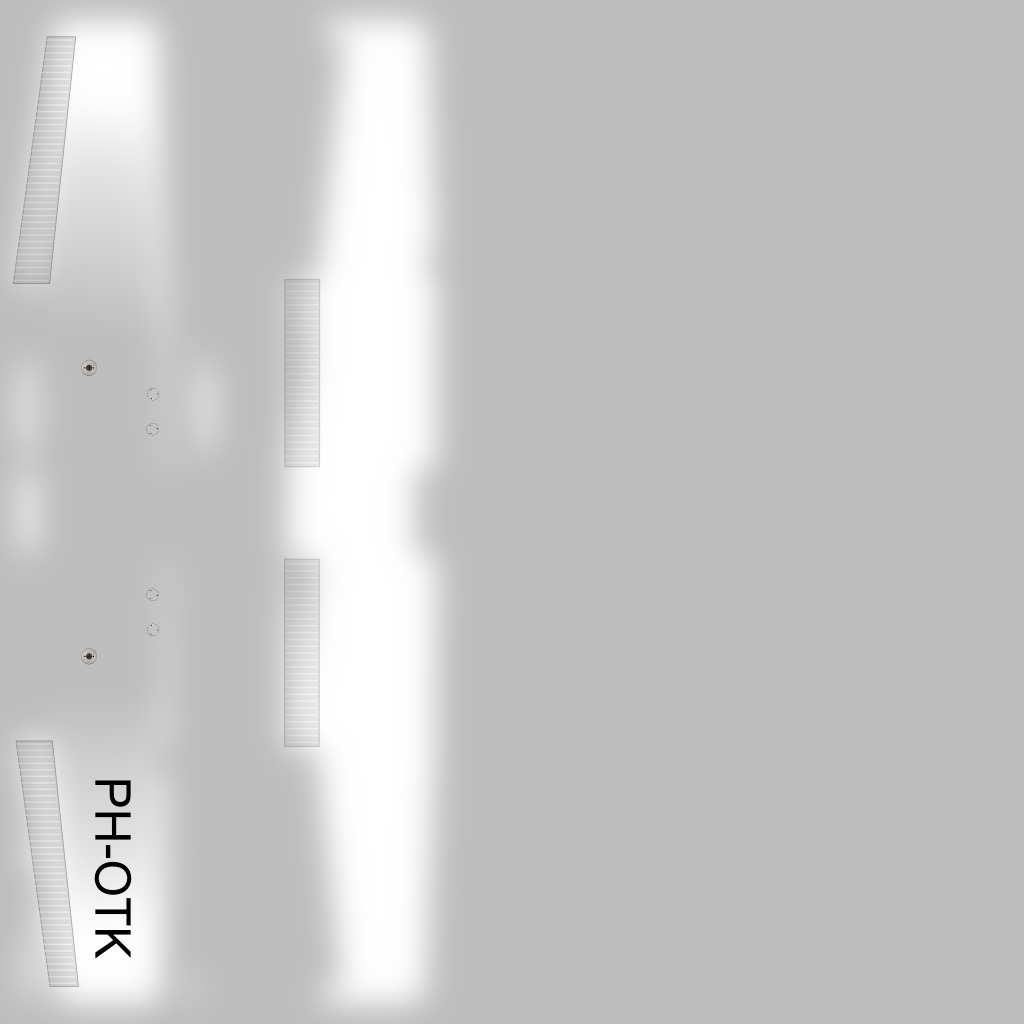
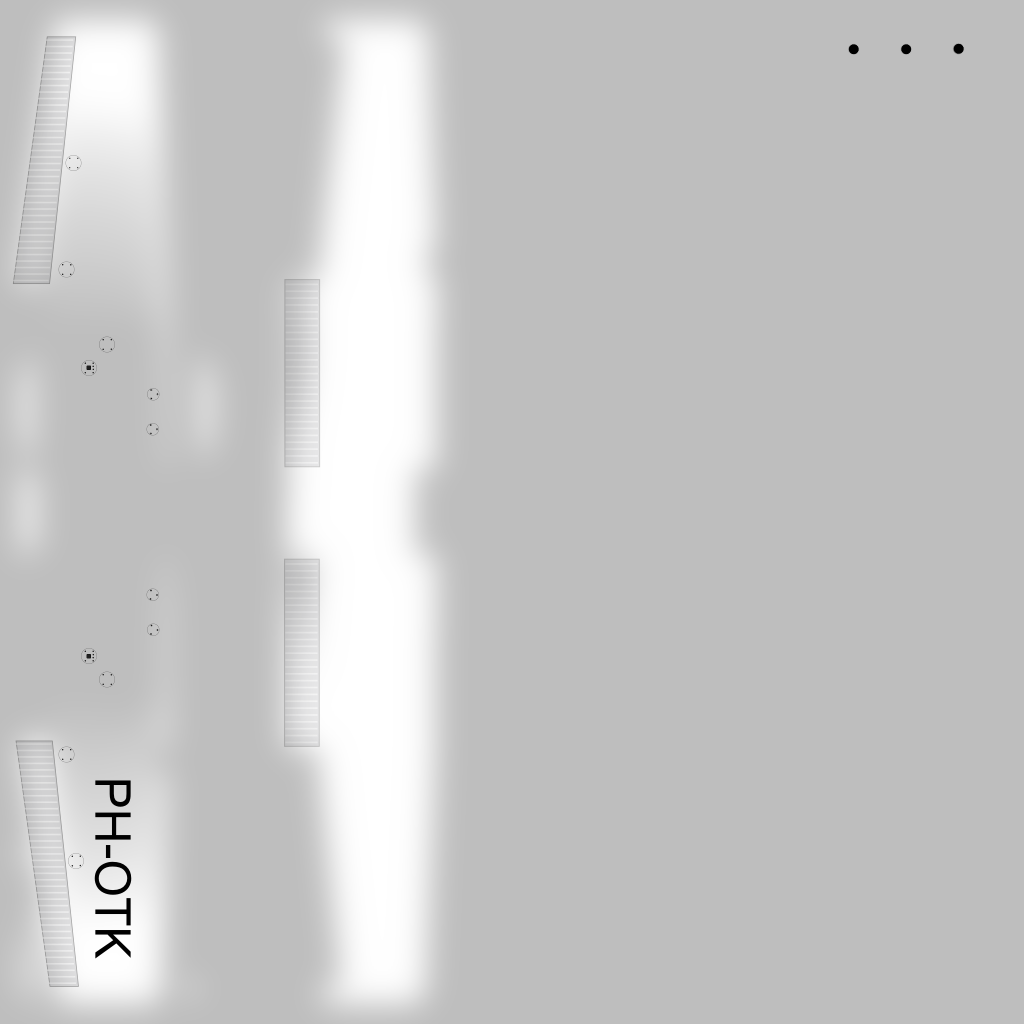
Two versions of the same layered image (w=1024, h=1024). Layer-by-layer changes:
painted on "Clipboard" over [58, 43, 965, 869]
